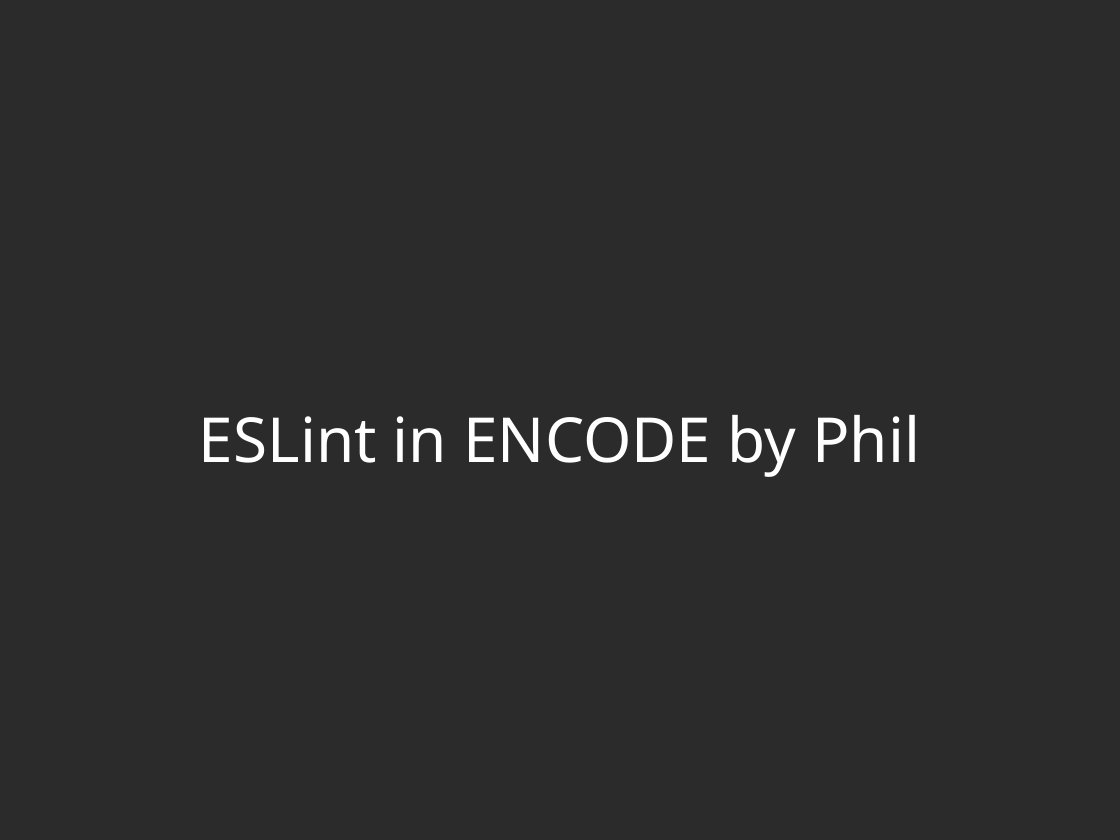
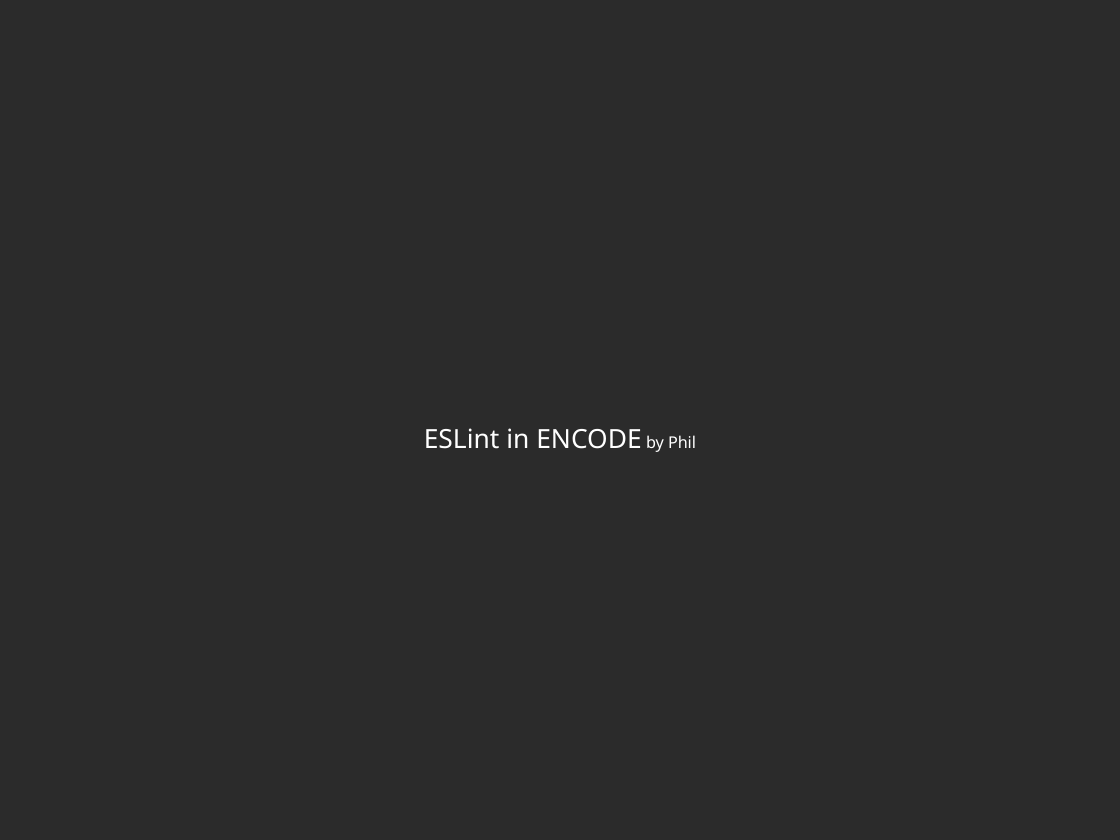
Before and after one commit to zoldello/eslint-for-beginners, a slide deck: slide 1 of eslint-talk.pptx. Drawn at 1120x840 pixels with LibreOffice and Linux fonts; fonts in the diff are those of the drawing; background and template pictures are left out; a plain dark background stands for a picture behind light text. Boxes give left, top, right and bottom in pixels: in the first picture for what was removed or moved away, otherwise in the second. Text is boxed around its words. In the diff, an @@ line names an element or a change of style, - is before the commit and + after.

```diff
--- a/eslint-talk.pptx
+++ b/eslint-talk.pptx
@@ text "ESLint in ENCODE by Phil" at bbox=[424, 428, 696, 452]: size 44 to 18.7 pt in "ESLint in ENCODE"; size 44 to 11.4 pt in "by Phil" @@
```
Also in this commit, not shown: 6 other slides changed, 1 slide added, 1 slide removed, 2 other files.
